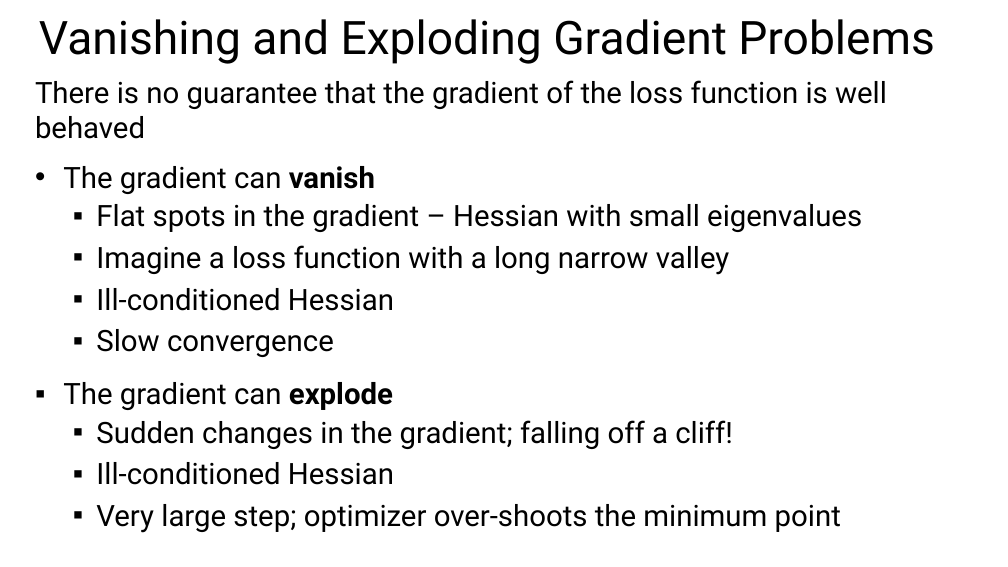
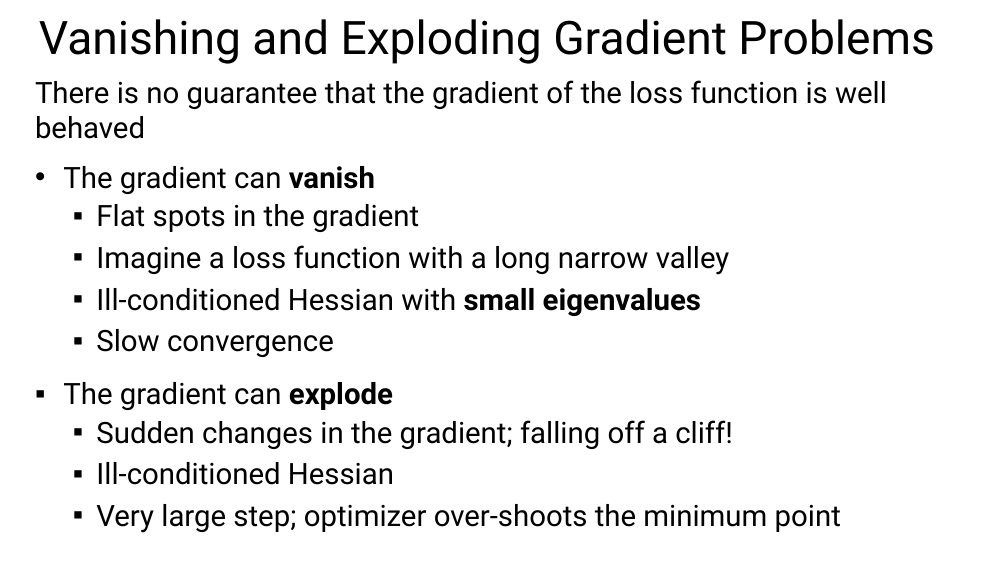
Before and after one commit to StephenElston/CSCI-E25, a slide deck: slide 26 of SupplementaryMaterial/OptimizationForDeepLearning.pptx (slide 22 before the commit). Drawn at 1008x567 pixels with LibreOffice and Linux fonts; fonts in the diff are those of the drawing. Boxes give left, top, right and bottom in pixels: in the first picture for what was removed or moved away, otherwise in the second. Text is boxed around its words. In the diff, an @@ line names an element or a change of style, - is before the commit and + after.

```diff
--- a/SupplementaryMaterial/OptimizationForDeepLearning.pptx
+++ b/SupplementaryMaterial/OptimizationForDeepLearning.pptx
@@ text at bbox=[96, 204, 419, 232]: text changed @@
-  ▪ Flat spots in the gradient – Hessian with small eigenvalues
+  ▪ Flat spots in the gradient
@@ text at bbox=[96, 288, 701, 316]: text changed @@
-  ▪ Ill-conditioned Hessian
+  ▪ Ill-conditioned Hessian with small eigenvalues
```
Also in this commit, not shown: 7 other slides changed, 4 slides added.
